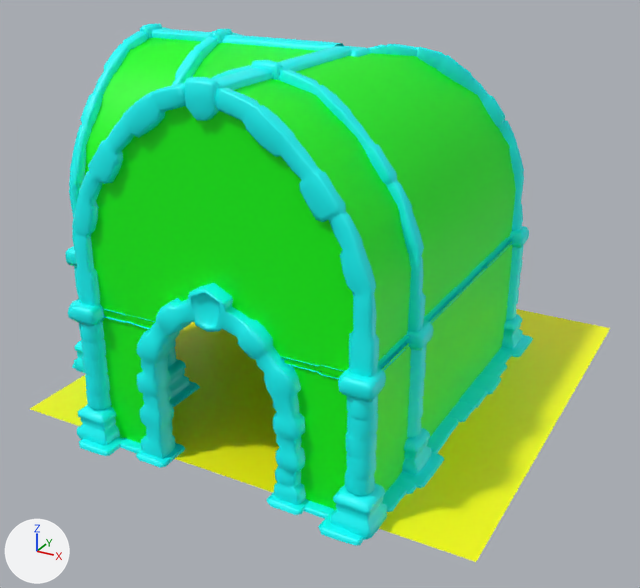
One commit to the FBX model RogueLike/Assets/Environment/Rooms/Hallways/Hallway_Corner_1.fbx: the scene before it, then after it.
The view is the same before and after, from a 50 mm lens placed at (10.0, -19.64, 11.83), pointed at (-0.16, -1.16, 2.59). The axes (+X, +Y, +Z) are drawn at lower left. The lights are the same throughout. Where no turn or scale is listed for an object, it has been applied to the vertices.

Names of what the first picture shows: 'Room_Corner_1:CornerFloor', 'Room_Corner_1:CornerFrame', 'Room_Corner_1:WallsCorner'.
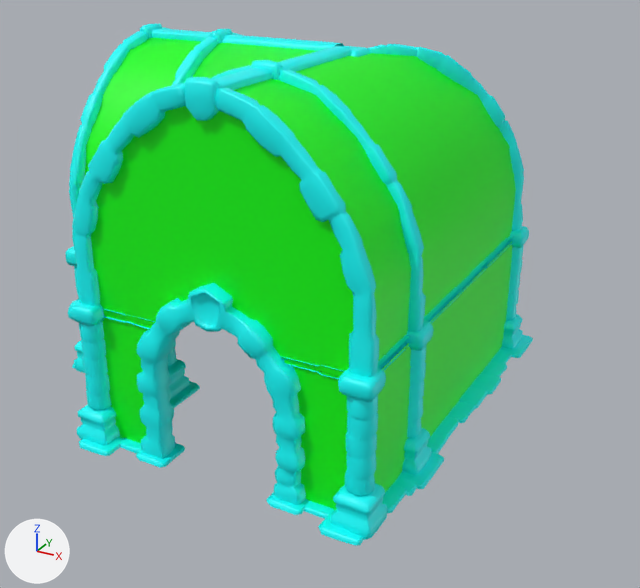
Boxes [x1, y1, x2, y2] around the edits, measured in the pictures (640 x 588 px):
'Room_Corner_1:CornerFloor', deleted
    before: [30, 309, 610, 562]

The change, as a diff of the scene's bpy script:
```diff
--- a/RogueLike/Assets/Environment/Rooms/Hallways/Hallway_Corner_1.fbx.py
+++ b/RogueLike/Assets/Environment/Rooms/Hallways/Hallway_Corner_1.fbx.py
@@ ob_room_corner_1_cornerfloor @@
-ob_room_corner_1_cornerfloor = bpy.data.objects.new('Room_Corner_1:CornerFloor', me_mesh_002)
-ob_room_corner_1_cornerfloor.location = (0.0, 0.0, 0.0)
```
